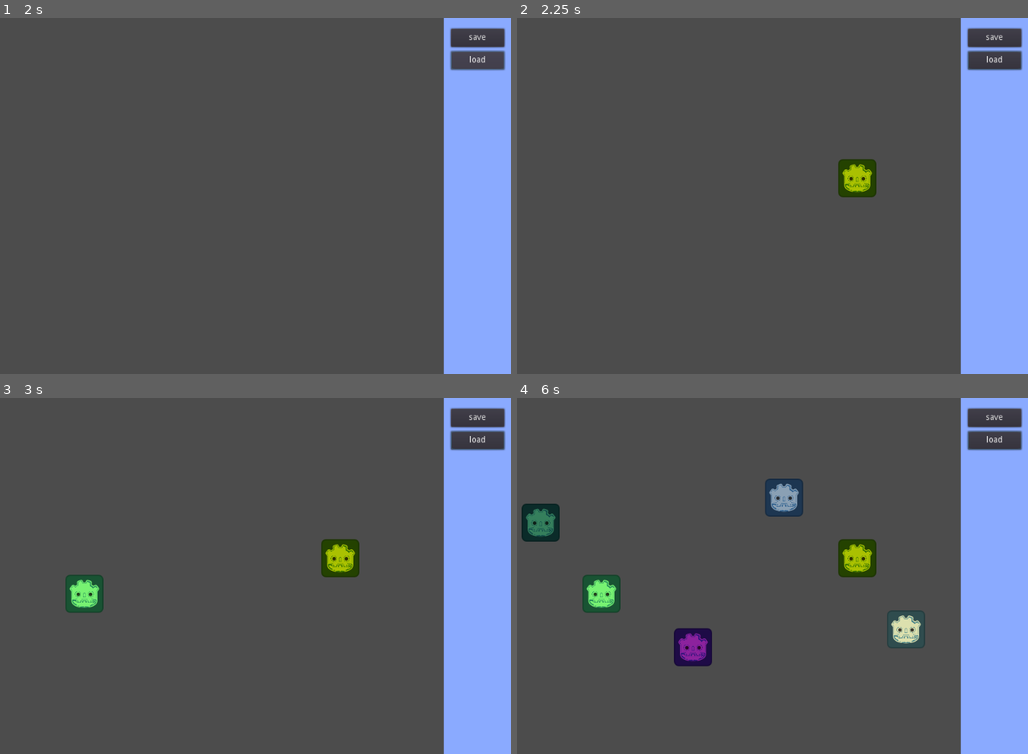
Above: before the commit, frames 1-4 (two rows, left to right).
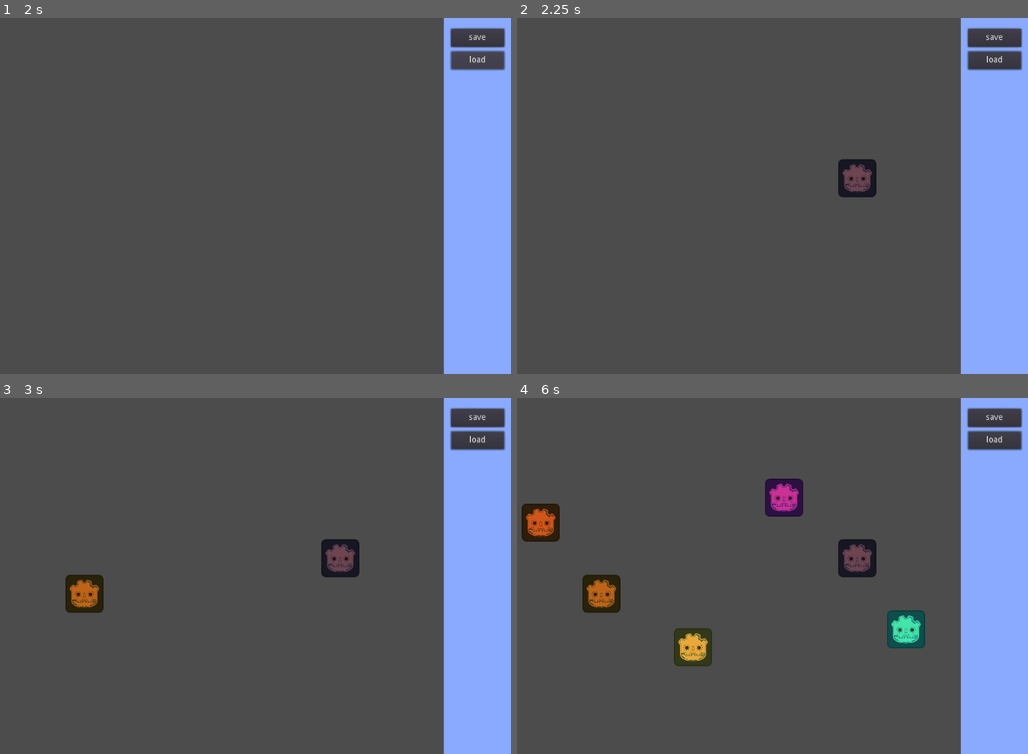
Above: after the commit, the same moments.

Repository: yurivwarmerdam/mystery_behavior
Game: Godot game, scene res://main.tscn
Same seed, same stepped clock (60 frames per second), same inputs: the game is played once before the commit and once after it.
Inputs (mouse positions are in pixels of both pictures, inside the frame that each line leads up to):
- Up to frame 1 (2 s): click "save" at 0.5 s; click "load" at 1.25 s
- Up to frame 2 (2.25 s): move the mouse to (859, 178) at 2.02 s; click (859, 178) at 2.17 s
- Up to frame 3 (3 s): move the mouse to (86, 593) at 2.77 s; click (86, 593) at 2.92 s
- Up to frame 4 (6 s): move the mouse to (782, 497) at 3.52 s; click (782, 497) at 3.67 s; move the mouse to (690, 647) at 4.27 s; click (690, 647) at 4.42 s; move the mouse to (905, 629) at 5.02 s; click (905, 629) at 5.17 s; move the mouse to (542, 522) at 5.77 s; click (542, 522) at 5.92 s

Frame 1 is identical in both runs. In frame 2, 0.8% of the frame differs, in the area x 62-71%, y 39-51%; in frame 3, 1.5%; in frame 4, 4.6%, in the area x 1-80%, y 22-76%.

Commit message:
asdef

Diff:
--- a/a_node.gd
+++ b/a_node.gd
@@ -1,20 +1,23 @@
 extends Node2D
 
-var _save_params={} setget ,get_save_params
-onready var my_resource:a_resource=null
+var savedata:SaveData # setget ,get_savedata
 
 func _ready():
 	print("ready")
-	if my_resource == null:
-		my_resource=a_resource.new()
+	if savedata == null:
+		savedata=SaveData.new()
+		savedata.my_color=Color(randf(),randf(),randf())
+	$Sprite.modulate=savedata.my_color
 
-	$Sprite.modulate=my_resource.my_color
+func get_savedata()->SaveData:
+	var savedata=SaveEntityResource.new()
+	savedata.entity=self
+	savedata.state=savedata
+	return savedata
 
-func get_savedata():
-	pass
+func load_savedata(savedata:SaveData):
+	self.savedata=savedata
 
-func get_save_params():
-	_save_params={}
-	_save_params["position"]=self.position
-	_save_params["color"]=$Sprite.modulate
-	return _save_params
+
+class SaveData extends Resource:
+	var my_color:Color
--- a/main.gd
+++ b/main.gd
@@ -16,24 +16,24 @@
 		new_node.position=event.position
 		$some_nodes.add_child(new_node)
 
+
 #var save_path="res://saves/some_save.tscn"
-var save_path="res://saves/some_save01.tscn"
+var save_path="res://saves/some_save.tres"
 
 func save():
-	var save_data=PackedScene.new()
-	var all_children=get_all_children($some_nodes)
-	for child in all_children:
-		print("owner: ",child.owner)
-		if child.get_owner() == null:
-			child.set_owner($some_nodes)
-
-	save_data.pack($some_nodes)
-	ResourceSaver.save(save_path,save_data)
+	var save_data:Resource=packing_resource.new()
+	for child in $some_nodes.get_children():
+		save_data.my_resources.append(child.get_savedata())
+	ResourceSaver.save(save_path,save_data,64)
 
 func load():
-	$some_nodes.free()
-	var load_data=load(save_path).instance()
-	add_child(load_data,true)
+	for child in $some_nodes.get_children():
+		child.free()
+	var load_data=load(save_path)
+	for resource in load_data.my_resources:
+		var new_obj=resource.entity
+		new_obj.load_savedata(resource.state)
+		$some_nodes.add_child(new_obj.entity,true)
 	pass
 
 
@@ -44,3 +44,6 @@
 		for child in result:
 			result=result+get_all_children(child)
 	return result
+
+class packing_resource extends Resource:
+	export var my_resources:Array=[]
--- a/project.godot
+++ b/project.godot
@@ -10,12 +10,12 @@
 
 _global_script_classes=[ {
 "base": "Resource",
-"class": "a_resource",
+"class": "SaveEntityResource",
 "language": "GDScript",
-"path": "res://a_resource.gd"
+"path": "res://save_entity_resource.gd"
 } ]
 _global_script_class_icons={
-"a_resource": ""
+"SaveEntityResource": ""
 }
 
 [application]
--- /dev/null
+++ b/save_entity_resource.gd
@@ -0,0 +1,4 @@
+extends Resource
+class_name SaveEntityResource
+var entity:Node2D
+var state:Resource
--- /dev/null
+++ b/saves/some_save.tres
@@ -0,0 +1,18 @@
+[gd_resource type="Resource" load_steps=6 format=2]
+
+[ext_resource path="res://save_entity_resource.gd" type="Script" id=1]
+
+[sub_resource type="Resource" id=1]
+script = ExtResource( 1 )
+
+[sub_resource type="Resource" id=2]
+script = ExtResource( 1 )
+
+[sub_resource type="Resource" id=3]
+script = ExtResource( 1 )
+
+[sub_resource type="GDScript" id=4]
+
+[resource]
+script = SubResource( 4 )
+my_resources = [ SubResource( 1 ), SubResource( 2 ), SubResource( 3 ) ]
--- a/saves/some_save.tscn
+++ b/saves/some_save.tscn
@@ -1,57 +1,20 @@
 [gd_scene load_steps=4 format=2]
 
+[ext_resource path="res://a_node.gd" type="Script" id=1]
 [ext_resource path="res://some_nodes.gd" type="Script" id=2]
-[ext_resource path="res://icon.png" type="Texture" id=3]
-[ext_resource path="res://a_node.tscn" type="PackedScene" id=4]
+[ext_resource path="res://a_node.tscn" type="PackedScene" id=3]
 
 [node name="some_nodes" type="Node"]
 script = ExtResource( 2 )
 
-[node name="a_node" parent="." instance=ExtResource( 4 )]
-position = Vector2( 413, 228 )
+[node name="a_node" type="Node2D" parent="." instance=ExtResource( 3 )]
+position = Vector2( 204, 195 )
+script = ExtResource( 1 )
 
-[node name="Sprite" type="Sprite" parent="a_node"]
-modulate = Color( 0.735984, 0.621225, 0.962688, 1 )
-texture = ExtResource( 3 )
+[node name="@a_node@2" type="Node2D" parent="." instance=ExtResource( 3 )]
+position = Vector2( 590, 162 )
+script = ExtResource( 1 )
 
-[node name="@a_node@2" parent="." instance=ExtResource( 4 )]
-position = Vector2( 644, 234 )
-
-[node name="Sprite" type="Sprite" parent="@a_node@2"]
-modulate = Color( 0.978975, 0.256011, 0.734578, 1 )
-texture = ExtResource( 3 )
-
-[node name="@a_node@3" parent="." instance=ExtResource( 4 )]
-position = Vector2( 110, 464 )
-
-[node name="Sprite" type="Sprite" parent="@a_node@3"]
-modulate = Color( 0.353845, 0.315224, 0.92217, 1 )
-texture = ExtResource( 3 )
-
-[node name="@a_node@4" parent="." instance=ExtResource( 4 )]
-position = Vector2( 173, 253 )
-
-[node name="Sprite" type="Sprite" parent="@a_node@4"]
-modulate = Color( 0.418812, 0.127155, 0.615166, 1 )
-texture = ExtResource( 3 )
-
-[node name="@a_node@5" parent="." instance=ExtResource( 4 )]
-position = Vector2( 422, 397 )
-
-[node name="Sprite" type="Sprite" parent="@a_node@5"]
-modulate = Color( 0.120523, 0.573979, 0.258368, 1 )
-texture = ExtResource( 3 )
-
-[node name="@a_node@6" parent="." instance=ExtResource( 4 )]
-position = Vector2( 562, 450 )
-
-[node name="Sprite" type="Sprite" parent="@a_node@6"]
-modulate = Color( 0.255518, 0.556584, 0.898887, 1 )
-texture = ExtResource( 3 )
-
-[node name="@a_node@7" parent="." instance=ExtResource( 4 )]
-position = Vector2( 494, 310 )
-
-[node name="Sprite" type="Sprite" parent="@a_node@7"]
-modulate = Color( 0.990301, 0.253033, 0.536025, 1 )
-texture = ExtResource( 3 )
+[node name="@a_node@3" type="Node2D" parent="." instance=ExtResource( 3 )]
+position = Vector2( 407, 410 )
+script = ExtResource( 1 )
--- a/saves/some_save01.tscn
+++ /dev/null
@@ -1,24 +0,0 @@
-[gd_scene load_steps=4 format=2]
-
-[ext_resource path="res://some_nodes.gd" type="Script" id=1]
-[ext_resource path="res://a_node.tscn" type="PackedScene" id=2]
-[ext_resource path="res://a_node.gd" type="Script" id=3]
-
-[node name="some_nodes" type="Node"]
-script = ExtResource( 1 )
-
-[node name="a_node" type="Node2D" parent="." instance=ExtResource( 2 )]
-position = Vector2( 360, 194 )
-script = ExtResource( 3 )
-
-[node name="@a_node@2" type="Node2D" parent="." instance=ExtResource( 2 )]
-position = Vector2( 510, 312 )
-script = ExtResource( 3 )
-
-[node name="@a_node@3" type="Node2D" parent="." instance=ExtResource( 2 )]
-position = Vector2( 199, 343 )
-script = ExtResource( 3 )
-
-[node name="@a_node@4" type="Node2D" parent="." instance=ExtResource( 2 )]
-position = Vector2( 262, 426 )
-script = ExtResource( 3 )
